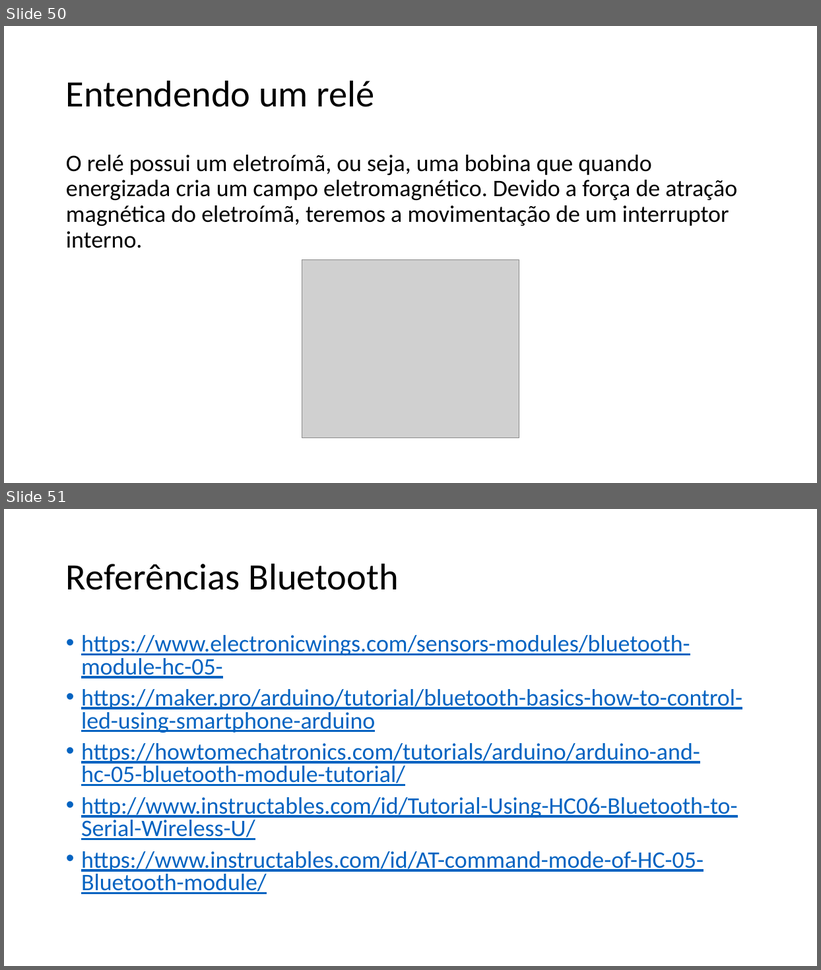
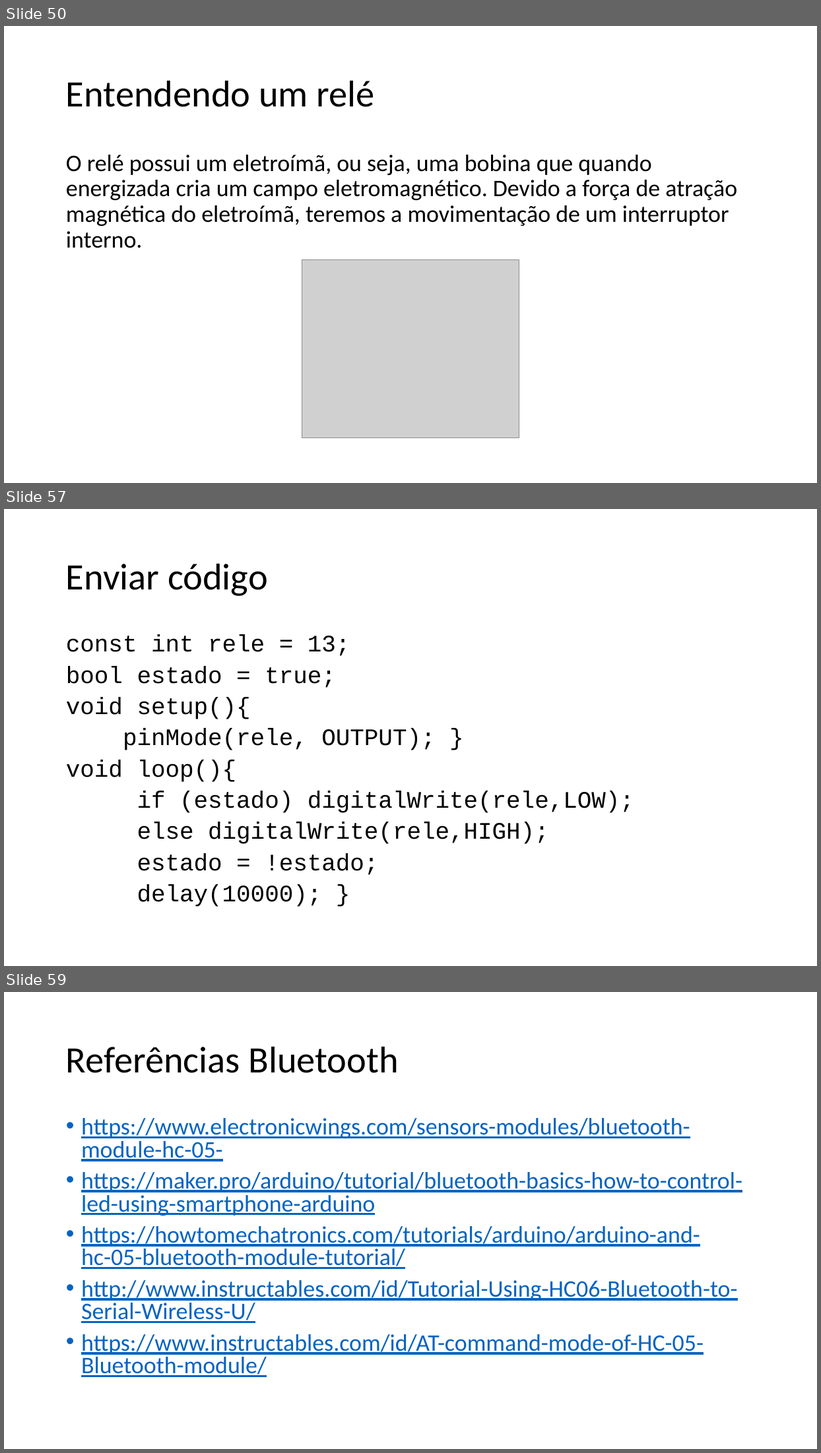
Before and after one commit to salmo-jr/public-slides, a slide deck: arduino-bluetooth.pptx. Shown one above the other, each under a label of ours: slides 50 and 51 before the commit, slides 50, 57 and 59 after it; the slides between them are not shown. The pictures are 821x970 and 821x1453 pixels, drawn with LibreOffice and Linux fonts; fonts in the diff are those of the drawing; grey boxes stand for pictures. Boxes give left, top, right and bottom in pixels: in the first picture for what was removed or moved away, otherwise in the second. Text is boxed around its words. In the diff, an @@ line names an element or a change of style, - is before the commit and + after.

```diff
--- a/arduino-bluetooth.pptx
+++ b/arduino-bluetooth.pptx
@@ slide 57 added at <box>4,509,817,966</box>, background #FFFFFF @@
@@ title added at <box>66,563,268,596</box>, 44 pt, text #000000 @@
+Enviar código
@@ text added at <box>66,635,634,907</box>, 28 pt, text #000000 @@
+const int rele = 13;
+bool estado = true;
+void setup(){
+pinMode(rele, OUTPUT); }
+void loop(){
+if (estado) digitalWrite(rele,LOW);
+else digitalWrite(rele,HIGH);
+estado = !estado;
+delay(10000); }
@@ what was slide 51 is now slide 59 @@
```
Also in this commit, not shown: 7 other slides added, 2 other files.
